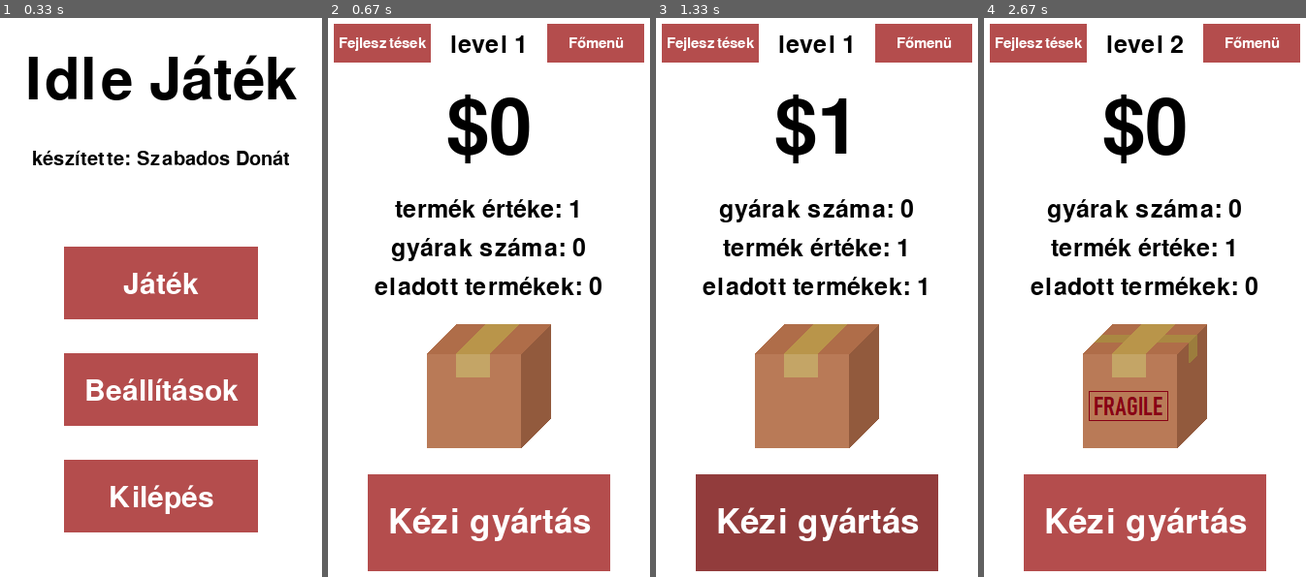
Above: before the commit, frames 1-4 (left to right).
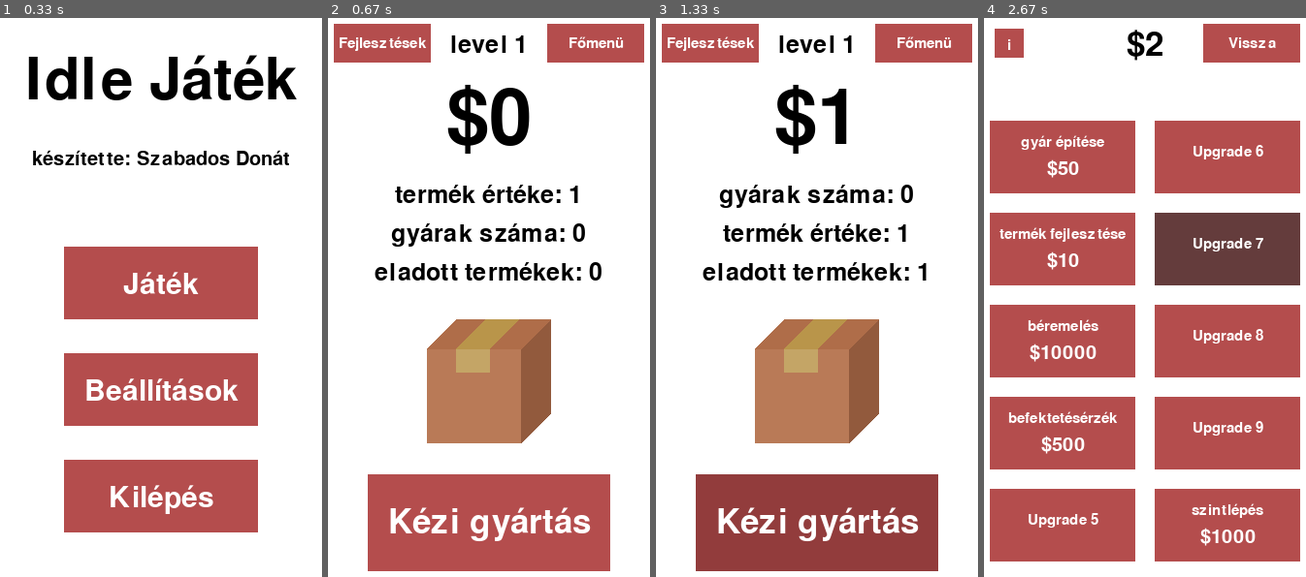
Above: after the commit, the same moments.

Repository: szabadosdonat/idlegame
Game: pygame game, started from idle_pygame.py
Two runs of this game, one before a commit and one after it. Both use one fixed random seed, a clock stepped at 60 frames per second and the inputs below.
Inputs (mouse positions are in pixels of both pictures, inside the frame that each line leads up to):
- Up to frame 1 (0.33 s): no input
- Up to frame 2 (0.67 s): click (489, 314) at 0.38 s
- Up to frame 3 (1.33 s): click (817, 493) at 1.22 s, where only the run after the commit has a clickable "Kézi gyártás"
- Up to frame 4 (2.67 s): press the mouse at (1061, 157) at 1.53 s; move the mouse to (1099, 347) at 1.63 s; release the mouse at (1135, 537) at 1.77 s; click "Fejlesztések" at 1.88 s; press the mouse at (1145, 280) at 2.2 s; move the mouse to (1193, 409) at 2.3 s; release the mouse at (1241, 537) at 2.43 s; press the mouse at (1145, 280) at 2.53 s; move the mouse to (1190, 269) at 2.63 s

Frame 1 is identical in both runs. In frame 2, 8.2% of the frame differs, in the area x 14-85%, y 11-77%; in frame 3, 7.7%; in frame 4, 61%, in the area x 1-99%, y 1-99%.

Commit message:
update 0.4

Diff:
--- a/devlog.txt
+++ b/devlog.txt
@@ -3,12 +3,17 @@
 - money display
 
 update 0.2
-- money generating factories
-- upgradeable product
-- statistics on screen (number of factories, product worth, number of products sold)
+- money generating factories upgrade added
+- improved product quality upgrade added
+- statistics on screen (number of factories, product value, number of products sold)
 
 update 0.3
-- level up feature and 6 levels added
+- level up feature (prestige system) and 6 levels added
 - levels represented by box images
 - infoboxes (empty for now) can be set to show up when cursor is hovering over upgrade buttons
 - 1 new upgrade added (+5% factory productivity)
+
+update 0.4
+- prices and max level of upgrades added
+- 1 new upgrade added (chance to sell a handmade product for much more money than its value)
+- small overall changes (Upgrade class, text positions, infoboxes in fixed point, more organized code, etc.)
--- a/idle_pygame.py
+++ b/idle_pygame.py
@@ -1,7 +1,8 @@
 import pygame
+import random
 
 """
-update 0.3
+update 0.4
 """
 
 # global variables
@@ -14,7 +15,8 @@
 product_value = 1       # value of one product
 sold_products = 0       # number of sold products
 productivity = 1000     # rate of production (denominator)
-infobox = False          # on/off switch for infoboxes
+infobox = False         # on/off switch for infoboxes
+isr = 0                 # investment succes rate
 
 boxes = (
     pygame.image.load("box_images\\box1.png"),
@@ -51,14 +53,15 @@
 
 
 class Button:
-    def __init__(self, text, x, y, width=200, heigth=75, text_size=30):
+    def __init__(self, text, x, y, width=200, heigth=75, text_size=30, associated_upgrade=None):
         self.x = x
         self.y = y
         self.text = text
         self.width = width
         self.heigth = heigth
         self.text_size = text_size
-        self.active = False  # True if button is on screen, needed for overlapping frames with buttons
+        self.active = False     # True if button is on screen, needed for overlapping frames with buttons
+        self.associated_upgrade = associated_upgrade  # if it's an upgrade button, that upgrade is associated with the button object through this variable
 
     @property
     def get_width(self):
@@ -67,6 +70,10 @@
     @property
     def get_heigth(self):
         return self.heigth
+
+    @property
+    def get_upgrade(self):
+        return self.associated_upgrade
 
     def activate(self):
         self.active = True
@@ -77,13 +84,23 @@
     def cursor_collide(self):
         button_rect = pygame.Rect(self.x, self.y, self.width, self.heigth)
         return button_rect.collidepoint(pygame.mouse.get_pos()) and self.active
+
+    def render_text(self, price=None):  # if it's an upgrade button, "price" sets a price to be displayed
+        font = pygame.font.Font('freesansbold.ttf', self.text_size)
+        text_img = font.render(self.text, True, (255, 255, 255))
+        text_len = text_img.get_width()
+        if price is not None:
+            price_text_img = pygame.font.Font('freesansbold.ttf', self.text_size+5).render(price, True, (255, 255, 255))
+            price_text_len = price_text_img.get_width()
+            screen.blit(price_text_img, (self.x + int(self.width / 2) - int(price_text_len / 2), self.y + (3*self.heigth/5-5)))
+        screen.blit(text_img, (self.x + int(self.width / 2) - int(text_len / 2), self.y + (self.heigth / (3 if price is None else 5))))
 
     def draw_button(self):
         global button_pressed
         action = False
         cursor_position = pygame.mouse.get_pos()
         button_rect = pygame.Rect(self.x, self.y, self.width, self.heigth)
-        colors = ((180, 77, 77), (146, 60, 60), (100, 60, 60), (255, 255, 255))
+        colors = ((180, 77, 77), (146, 60, 60), (100, 60, 60))
 
         # cursor detection
         if button_rect.collidepoint(cursor_position) and self.active:
@@ -98,11 +115,6 @@
         else:
             pygame.draw.rect(screen, colors[0], button_rect)
 
-        # button text
-        font = pygame.font.Font('freesansbold.ttf', self.text_size)
-        text_img = font.render(self.text, True, colors[3])
-        text_len = text_img.get_width()
-        screen.blit(text_img, (self.x + int(self.width / 2) - int(text_len / 2), self.y + (self.heigth / 3)))
         return action
 
 
@@ -115,7 +127,7 @@
     def draw_frame(self):
         screen.fill(self.color)
         if self.name == 'Home Screen':
-            screen.blit(boxes[level - 1], (screen_width // 2 - 64, 330))
+            screen.blit(boxes[level - 1], (screen_width // 2 - 64, 325))
         for thing in self.things:
             if isinstance(thing, Button):
                 thing.activate()
@@ -129,20 +141,34 @@
                 thing.deactivate()
 
 
-# ToDo: finish Upgrade class
+# just to organise the upgrade prices, levels etc.
 class Upgrade:
-    def __init__(self, name, pricing, upgrade):
+    def __init__(self, name, prices):
         self.name = name
-        self.pricing = pricing
-        self.upgrade = upgrade
-        self.level = 0
-
-    def deploy(self):
-        global money
-        if self.level < len(self.pricing):
-            money -= self.pricing[self.level]
-            self.level += 1
-        self.upgrade()
+        self.prices = prices
+        self.level = 1
+
+    @property
+    def get_name(self):
+        return self.name
+
+    @property
+    def get_prices(self):
+        return self.prices
+
+    @property
+    def get_level(self):
+        return self.level
+
+    def current_price(self):
+        if self.level <= len(self.prices):
+            return f'${self.prices[self.level - 1]}'
+        else:
+            return '(max level)'
+
+    def current_price_numeric(self):
+        if self.level <= len(self.prices):
+            return self.prices[self.level - 1]
 
 
 if __name__ == '__main__':
@@ -150,11 +176,31 @@
     pygame.init()
 
     screen = pygame.display.set_mode((screen_width, screen_heigth))
-    pygame.display.set_caption("Donát féle Idle Game")
+    pygame.display.set_caption("Idle Game")
+
+    # text objects
+    t11 = Text('Idle Játék', 60, x=None, y=50)
+    t12 = Text('készítette: Szabados Donát', 20, x=None, y=150)
+    t21 = Text(f'${money}', 80, x=None, y=80)
+    t22 = Text(f'level {level}', 25, x=None, y=30)
+    t23 = Text(f'termék értéke: {product_value}', 25, x=None, y=185)
+    t24 = Text(f'gyárak száma: {factories}', 25, x=None, y=225)
+    t25 = Text(f'eladott termékek: {sold_products}', 25, x=None, y=265)
+    t31 = Text(f'${money}', 35, x=None, y=25)
+
+    # upgrades
+    u1 = Upgrade('gyár építése', (50, 500, 5000, 50000, 500000, 5000000))
+    u2 = Upgrade('termék fejlesztése', (10, 20, 30))
+    u3 = Upgrade('béremelés', (10000, 100000, 1000000))
+    u4 = Upgrade('befektetésérzék', (500, 2500, 10000, 30000, 70000, 150000, 250000, 500000, 800000, 1000000))
+    u5 = Upgrade('upgrade 5', tuple())
+    u6 = Upgrade('upgrade 6', tuple())
+    u7 = Upgrade('upgrade 7', tuple())
+    u8 = Upgrade('upgrade 8', tuple())
+    u9 = Upgrade('upgrade 9', tuple())
+    u10 = Upgrade('szintlépés', (1000, 30000, 140000, 600000, 1500000))
 
     # buttons
-    # ToDo: make button coordinates relative to screen dimensions
-    # ToDo: name things properly
     b11 = Button('Játék', x=80, y=250)
     b12 = Button('Beállítások', x=80, y=360)
     b13 = Button('Kilépés', x=80, y=470)
@@ -162,16 +208,16 @@
     b22 = Button('Főmenü', x=240, y=20, width=100, heigth=40, text_size=15)
     b23 = Button('Kézi gyártás', x=55, y=485, width=250, heigth=100, text_size=35)
     b31 = Button('Vissza', x=240, y=20, width=100, heigth=40, text_size=15)
-    b32 = Button('gyár építése', x=20, y=120, width=150, heigth=75, text_size=15)
-    b33 = Button('termék fejlesztése', x=20, y=215, width=150, heigth=75, text_size=15)
-    b34 = Button('béremelés', x=20, y=310, width=150, heigth=75, text_size=15)
-    b35 = Button('Upgrade 4', x=20, y=405, width=150, heigth=75, text_size=15)
+    b32 = Button('gyár építése', x=20, y=120, width=150, heigth=75, text_size=15, associated_upgrade=u1)
+    b33 = Button('termék fejlesztése', x=20, y=215, width=150, heigth=75, text_size=15, associated_upgrade=u2)
+    b34 = Button('béremelés', x=20, y=310, width=150, heigth=75, text_size=15, associated_upgrade=u3)
+    b35 = Button('befektetésérzék', x=20, y=405, width=150, heigth=75, text_size=15, associated_upgrade=u4)
     b36 = Button('Upgrade 5', x=20, y=500, width=150, heigth=75, text_size=15)
     b37 = Button('Upgrade 6', x=190, y=120, width=150, heigth=75, text_size=15)
     b38 = Button('Upgrade 7', x=190, y=215, width=150, heigth=75, text_size=15)
     b39 = Button('Upgrade 8', x=190, y=310, width=150, heigth=75, text_size=15)
     b310 = Button('Upgrade 9', x=190, y=405, width=150, heigth=75, text_size=15)
-    b311 = Button('szintlépés', x=190, y=500, width=150, heigth=75, text_size=15)
+    b311 = Button('szintlépés', x=190, y=500, width=150, heigth=75, text_size=15, associated_upgrade=u10)
     b312 = Button('i', x=25, y=25, width=30, heigth=30, text_size=15)
     b41 = Button('Vissza', x=240, y=20, width=100, heigth=40, text_size=15)
     b42 = Button('option 1', x=80, y=140)
@@ -179,40 +225,31 @@
     b44 = Button('option 3', x=80, y=360)
     b45 = Button('option 4', x=80, y=470)
 
-    # text objects
-    t11 = Text('Idle Játék', 60, x=None, y=50)
-    t12 = Text('készítette: Szabados Donát', 20, x=None, y=150)
-    t21 = Text(f'${money}', 80, x=None, y=90)
-    t22 = Text(f'level {level}', 25, x=None, y=30)
-    t23 = Text(f'termék értéke: {product_value}', 25, x=None, y=200)
-    t24 = Text(f'gyárak száma: {factories}', 25, x=None, y=240)
-    t25 = Text(f'eladott termékek: {sold_products}', 25, x=None, y=280)
-    t31 = Text(f'${money}', 35, x=None, y=25)
-
     # frames
     f1 = Frame('Main Menu', b11, b12, b13, t11, t12)
     f2 = Frame('Home Screen', b21, b22, b23, t21, t22, t23, t24, t25)
     f3 = Frame('Upgrades', b31, b32, b33, b34, b35, b36, b37, b38, b39, b310, b311, b312, t31)
     f4 = Frame('Beállítások', b41, b42, b43, b44, b45)
 
+    # lists of things
+    button_list = [b11, b12, b13, b21, b22, b23, b31, b32, b33, b34, b35, b36, b37, b38, b39, b310, b311, b312, b41, b42, b43, b44, b45]
+    texts = [t11, t12, t21, t22, t23, t24, t25, t31]
+
     # the frame set here shows up on game start, for now it's the main menu
     current_frame = f1
 
-    # event for factory money generating
+    # events
     EVENT_FACTORY = pygame.USEREVENT + 1
 
     # game loop
     running = True
     clock = pygame.time.Clock()
 
+    # limiting game to 60fps
     while running:
         clock.tick(60)
 
-        def make_money(value):
-            global money
-            money += value * level**3
-            refresh_numbers()
-
+        # refreshes display of all statistics and money
         def refresh_numbers():
             t22.set_value(f'level {level}')
             t23.set_value(f'gyárak száma: {factories}')
@@ -221,11 +258,19 @@
             t21.set_value(f'${money}')
             t31.set_value(f'${money}')
 
-        def show_upgrade_details():
+        # adds an amount to the global "money" variable
+        def make_money(amount):
+            global money
+            money += amount * level ** 3
+            refresh_numbers()
+
+        # shows an infobox when hovering over upgrade buttons (a gray rectangle for now)
+        def show_infobox():
             x = 15
-            y = pygame.mouse.get_pos()[1] + 60 if pygame.mouse.get_pos()[1] < 400 else pygame.mouse.get_pos()[1] - 240
+            y = 420 if pygame.mouse.get_pos()[1] < 400 else 110
             pygame.draw.rect(screen, (230, 230, 230), pygame.Rect(x, y, 330, 200))
 
+        # event handling
         for event in pygame.event.get():
             if event.type == pygame.QUIT:
                 running = False
@@ -235,79 +280,134 @@
                 refresh_numbers()
 
         # navigation buttons
-        # ToDo: organize these somehow
         if b11.draw_button():
             current_frame.hide_frame()
             current_frame = f2
-
-        if b12.draw_button():
+        elif b12.draw_button():
             current_frame.hide_frame()
             current_frame = f4
-
-        if b13.draw_button():
+        elif b13.draw_button():
             running = False
-
-        if b21.draw_button():
+        elif b21.draw_button():
             current_frame.hide_frame()
             current_frame = f3
-
-        if b22.draw_button():
+        elif b22.draw_button():
             current_frame.hide_frame()
             current_frame = f1
-
-        if b31.draw_button():
+        elif b31.draw_button():
             current_frame.hide_frame()
             current_frame = f2
-
-        if b41.draw_button():
+        elif b41.draw_button():
             current_frame.hide_frame()
             current_frame = f1
 
-        # kézi gyártás gomb
+        # hand-manufacturing button
         if b23.draw_button():
             sold_products += 1
+            # investment upgrade
+            if isr > 0 and random.randint(isr, 25) == 25:
+                make_money(level+4 ** 3)
             make_money(product_value)
             refresh_numbers()
 
-        # upgrade buttons (b32-b311)
-        if b32.draw_button():   # gyár építése
+        # price and level handling for upgrade buttons
+        def upgrade(u, fun):
+            global factories, money
+            if u.level <= len(u.prices):
+                if u.current_price_numeric() <= money:
+                    money -= u.current_price_numeric()
+                    u.level += 1
+                    fun()
+                else:
+                    print(f'Not enough money for "{u.name}" upgrade\nprice: {u.current_price()}')
+            else:
+                print(f'Max level for "{u.name}" upgrade reached')
+
+        # upgrade functions (what the upgrades actually do)
+        def ufun1():    # gyár építése
+            global factories
             factories += 1
             pygame.time.set_timer(EVENT_FACTORY, productivity // factories)
             refresh_numbers()
 
-        if b33.draw_button():   # termék fejlesztése
+        def ufun2():    # termék fejlesztése
+            global product_value
             product_value += 1
-            refresh_numbers()
             if factories > 0:
                 pygame.time.set_timer(EVENT_FACTORY, productivity // factories)
-
-        if b34.draw_button():   # béremelés
+            refresh_numbers()
+
+        def ufun3():    # béremelés
+            global productivity
             productivity -= 50
             if factories > 0:
                 pygame.time.set_timer(EVENT_FACTORY, productivity // factories)
 
-        if b311.draw_button():
+        def ufun4():    # befektetésérzék
+            global isr
+            if isr <= 25:
+                isr += 1
+
+        def ufun5():
+            pass
+
+        def ufun6():
+            pass
+
+        def ufun7():
+            pass
+
+        def ufun8():
+            pass
+
+        def ufun9():
+            pass
+
+        def ufun10():    # levelup/prestige
+            global level, current_frame, money, factories, productivity, product_value, sold_products, isr
             if level < 6:
-                print(level)
                 level += 1
                 money = 0
                 factories = 0
                 product_value = 1
                 sold_products = 0
                 productivity = 1000
+                isr = 0
+                for u in (u1, u2, u3, u4):
+                    u.level = 1
                 pygame.time.set_timer(EVENT_FACTORY, 0)
                 current_frame.hide_frame()
                 current_frame = f2
                 refresh_numbers()
 
+        # upgrade buttons
+        button_list = [b32, b33, b34, b35, b36, b37, b38, b39, b310, b311]
+        upgrade_list = [u1, u2, u3, u4, u5, u6, u7, u8, u9, u10]
+        ufun_list = [ufun1, ufun2, ufun3, ufun4, ufun5, ufun6, ufun7, ufun8, ufun9, ufun10]
+        for i in range(len(button_list)):
+            if button_list[i].draw_button():
+                upgrade(upgrade_list[i], ufun_list[i])
+
+        # infoboxes on/off switch
         if b312.draw_button():
             infobox = not infobox
 
+        # show the current frame
         current_frame.draw_frame()
 
+        # render text on buttons
+        for button in [b11, b12, b13, b21, b22, b23, b31, b32, b33, b34, b35, b36, b37, b38, b39, b310, b311, b312, b41, b42, b43, b44, b45]:
+            if button.active:
+                if button.associated_upgrade is not None:
+                    button.render_text(button.associated_upgrade.current_price())
+                else:
+                    button.render_text()
+
+        # show infoboxes about upgrades
         if infobox:
             for button in (b32, b33, b34, b35, b36, b37, b38, b39, b310, b311):
                 if button.cursor_collide():
-                    show_upgrade_details()
-
+                    show_infobox()
+
+        # refresh screen
         pygame.display.update()
